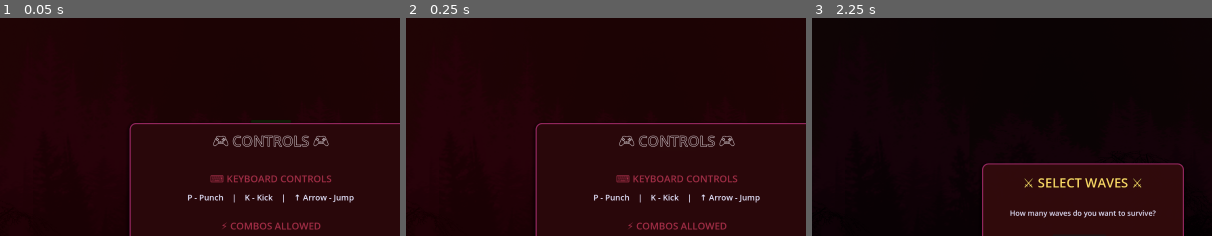
Above: before the commit, frames 1-3 (left to right).
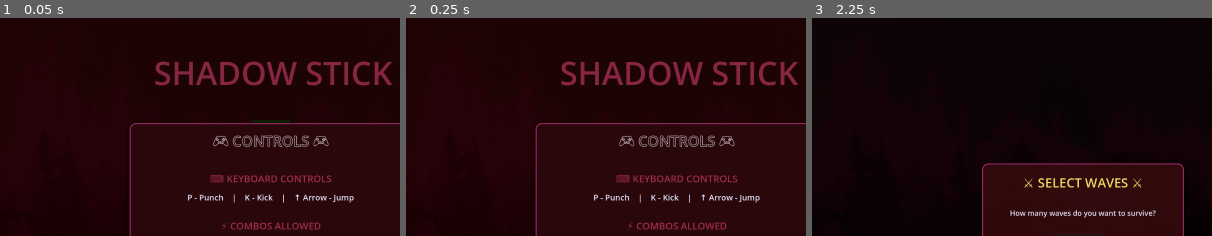
Above: after the commit, the same moments.

Repository: SUGANTH-V-27/stickman
Game: Godot game, scene res://scenes/main.tscn
The game is run twice, just before and just after one commit, with the same random seed, the same clock (stepped at 60 frames per second) and the same inputs.
Inputs (mouse positions are % of the whole screen's width and height, from its top left):
- Up to frame 1 (0.05 s): no input
- Up to frame 2 (0.25 s): no input
- Up to frame 3 (2.25 s): click (100, 100) at 0.52 s; click (100, 100) at 1.27 s; click "➤ CONTINUE" at 2 s
The pictures show only the part of the screen within x 16-66%, y 0-50%; the shares and areas given below are measured in that part.

The runs differ from the first frame. In frame 1, 2.7% of the frame differs, in the area x 38-98%, y 19-32%; in frame 2, 2.7%; in frame 3, nothing differs.

Commit message:
mobilecontrols fixed ig

Diff:
--- /dev/null
+++ b/scenes/Gameover.tscn
@@ -0,0 +1,57 @@
+[gd_scene load_steps=3 format=3 uid="uid://bvso6vnhde1tq"]
+
+[sub_resource type="GDScript" id="GDScript_gpqc3"]
+
+[sub_resource type="StyleBoxFlat" id="StyleBoxFlat_gpqc3"]
+bg_color = Color(0.61107135, 0.16328138, 0.20003983, 1)
+border_width_left = 3
+border_width_top = 3
+border_width_right = 3
+border_width_bottom = 3
+border_color = Color(0.42745098, 0.10980392, 0.078431375, 1)
+corner_radius_top_left = 15
+corner_radius_top_right = 15
+corner_radius_bottom_right = 15
+corner_radius_bottom_left = 15
+shadow_size = 10
+shadow_offset = Vector2(0, 5)
+
+[node name="Gameover" type="CanvasLayer"]
+script = SubResource("GDScript_gpqc3")
+
+[node name="Control" type="Control" parent="."]
+layout_mode = 3
+anchors_preset = 0
+offset_right = 40.0
+offset_bottom = 40.0
+
+[node name="Bckground" type="ColorRect" parent="Control"]
+layout_mode = 0
+offset_right = 40.0
+offset_bottom = 40.0
+
+[node name="Panel" type="Panel" parent="Control/Bckground"]
+layout_mode = 1
+anchors_preset = 8
+anchor_left = 0.5
+anchor_top = 0.5
+anchor_right = 0.5
+anchor_bottom = 0.5
+offset_left = -350.0
+offset_top = -280.0
+offset_right = 350.0
+offset_bottom = 280.0
+grow_horizontal = 2
+grow_vertical = 2
+theme_override_styles/panel = SubResource("StyleBoxFlat_gpqc3")
+
+[node name="VBoxContainer" type="VBoxContainer" parent="Control/Bckground/Panel"]
+layout_mode = 0
+offset_right = 40.0
+offset_bottom = 40.0
+
+[node name="Label" type="Label" parent="Control/Bckground/Panel/VBoxContainer"]
+clip_contents = true
+layout_mode = 2
+text = " GAME OVER
+"
--- a/scenes/HUD.tscn
+++ b/scenes/HUD.tscn
@@ -152,6 +152,7 @@
 grow_vertical = 2
 
 [node name="GameOverPanel" type="ColorRect" parent="Control"]
+visible = false
 layout_mode = 1
 anchors_preset = 15
 anchor_right = 1.0
@@ -159,7 +160,6 @@
 grow_horizontal = 2
 grow_vertical = 2
 color = Color(0.1, 0, 0, 0.95)
-visible = false
 
 [node name="Panel" type="Panel" parent="Control/GameOverPanel"]
 layout_mode = 1
@@ -261,9 +261,10 @@
 layout_mode = 2
 theme_override_colors/font_color = Color(0.8, 0.6, 0.6, 1)
 theme_override_font_sizes/font_size = 20
-text = "Quit to Desktop"
+text = "Quit "
 
 [node name="VictoryPanel" type="ColorRect" parent="Control"]
+visible = false
 layout_mode = 1
 anchors_preset = 15
 anchor_right = 1.0
@@ -271,7 +272,6 @@
 grow_horizontal = 2
 grow_vertical = 2
 color = Color(0, 0.15, 0.1, 0.95)
-visible = false
 
 [node name="Panel" type="Panel" parent="Control/VictoryPanel"]
 layout_mode = 1
--- a/scenes/InstructionsMenu.tscn
+++ b/scenes/InstructionsMenu.tscn
@@ -49,6 +49,22 @@
 grow_horizontal = 2
 grow_vertical = 2
 color = Color(0.078431375, 0, 0, 0.8509804)
+
+[node name="Label" type="Label" parent="Control/Background"]
+layout_mode = 1
+anchors_preset = 5
+anchor_left = 0.5
+anchor_right = 0.5
+offset_left = -290.0
+offset_top = 80.0
+offset_right = 448.0
+offset_bottom = 217.0
+grow_horizontal = 2
+theme_override_colors/font_color = Color(0.5294118, 0.14901961, 0.25882354, 1)
+theme_override_colors/font_shadow_color = Color(0.89411765, 0.9490196, 0.95686275, 0)
+theme_override_colors/font_outline_color = Color(0.9490196, 0.9411765, 0.9411765, 1)
+theme_override_font_sizes/font_size = 80
+text = "SHADOW STICK"
 
 [node name="Panel" type="Panel" parent="Control"]
 layout_mode = 1
--- a/scenes/main.gd
+++ b/scenes/main.gd
@@ -15,6 +15,7 @@
 @onready var enemy = $enemy    # Remove this - enemies will be spawned!
 @onready var parallax_bg = $ParallaxBackground
 @onready var hud = $hud
+@onready var mobile_controls = $Mobilecontrols
 
 func _ready():
 	print("🎮 Main scene loaded!")
@@ -28,7 +29,7 @@
 
 	# Initialize player health
 	player.health = player.max_health
-	# Connect death signal
+
 
 
 
--- a/scenes/main.tscn
+++ b/scenes/main.tscn
@@ -11,6 +11,7 @@
 [ext_resource type="Texture2D" uid="uid://8x7rmlgaxubu" path="res://assets/backgrounds/red_forest/4.png" id="9_jkv2x"]
 [ext_resource type="Texture2D" uid="uid://ol5sgcloprn" path="res://assets/backgrounds/red_forest/7-edited final.png" id="10_choun"]
 [ext_resource type="PackedScene" uid="uid://e61ee7s4ewkj" path="res://scenes/HUD.tscn" id="11_ya4ey"]
+[ext_resource type="PackedScene" uid="uid://dr7gcu50mk5ms" path="res://scenes/mobilecontrols.tscn" id="12_eb6dy"]
 
 [sub_resource type="GDScript" id="GDScript_85g3d"]
 script/source = "extends Node2D
@@ -149,35 +150,11 @@
 position = Vector2(914, 1183)
 shape = SubResource("RectangleShape2D_85g3d")
 
-[node name="UI" type="CanvasLayer" parent="."]
-
-[node name="AttackButton" type="TextureButton" parent="UI"]
-anchors_preset = 3
-anchor_left = 1.0
-anchor_top = 1.0
-anchor_right = 1.0
-anchor_bottom = 1.0
-offset_left = -8.0
-offset_top = -8.0
-grow_horizontal = 0
-grow_vertical = 0
-
-[node name="KickButton" type="TextureButton" parent="UI"]
-anchors_preset = 3
-anchor_left = 1.0
-anchor_top = 1.0
-anchor_right = 1.0
-anchor_bottom = 1.0
-offset_left = -8.0
-offset_top = -8.0
-grow_horizontal = 0
-grow_vertical = 0
-
 [node name="UI2" type="CanvasLayer" parent="."]
 process_mode = 1
 visible = false
 
 [node name="hud" parent="." instance=ExtResource("11_ya4ey")]
 
-[connection signal="pressed" from="UI/AttackButton" to="player" method="_on_attack_button_pressed"]
-[connection signal="pressed" from="UI/KickButton" to="player" method="_on_kick_button_pressed"]
+[node name="Mobilecontrols" parent="." node_paths=PackedStringArray("player") instance=ExtResource("12_eb6dy")]
+player = NodePath("../player")
--- /dev/null
+++ b/scenes/mobilecontrol.gd
@@ -0,0 +1,27 @@
+
+
+# Drag your Player node into this export in the editor
+extends Control
+
+@export var player: CharacterBody2D
+
+@onready var left_button: Button = $LeftButton
+@onready var right_button: Button = $RightButton
+@onready var jump_button: Button = $JumpButton
+@onready var attack_button: Button = $AttackButton
+@onready var kick_button: Button = $KickButton
+
+func _ready():
+	# Movement buttons
+	left_button.pressed.connect(player._on_LeftButton_pressed)
+
+
+	right_button.pressed.connect(player._on_RightButton_pressed)
+
+
+	# Jump button
+	jump_button.pressed.connect(player._on_JumpButton_pressed)
+
+	# Combat buttons
+	attack_button.pressed.connect(player._on_AttackButton_pressed)
+	kick_button.pressed.connect(player._on_KickButton_pressed)
--- /dev/null
+++ b/scenes/mobilecontrols.gd
@@ -0,0 +1,11 @@
+extends Control
+
+
+# Called when the node enters the scene tree for the first time.
+func _ready() -> void:
+	pass # Replace with function body.
+
+
+# Called every frame. 'delta' is the elapsed time since the previous frame.
+func _process(delta: float) -> void:
+	pass
--- /dev/null
+++ b/scenes/mobilecontrols.tscn
@@ -0,0 +1,84 @@
+[gd_scene load_steps=2 format=3 uid="uid://dr7gcu50mk5ms"]
+
+[ext_resource type="Script" uid="uid://bwr6n6x7gdhf3" path="res://scenes/mobilecontrol.gd" id="1_5fa6u"]
+
+[node name="Mobilecontrols" type="Control"]
+layout_mode = 3
+anchors_preset = 0
+script = ExtResource("1_5fa6u")
+
+[node name="LeftButton" type="Button" parent="."]
+layout_mode = 1
+anchors_preset = 3
+anchor_left = 1.0
+anchor_top = 1.0
+anchor_right = 1.0
+anchor_bottom = 1.0
+offset_left = -128.0
+offset_top = -128.0
+grow_horizontal = 0
+grow_vertical = 0
+pivot_offset = Vector2(20, 580)
+text = "👈"
+
+[node name="RightButton" type="Button" parent="."]
+layout_mode = 1
+anchors_preset = 3
+anchor_left = 1.0
+anchor_top = 1.0
+anchor_right = 1.0
+anchor_bottom = 1.0
+offset_left = -30.0
+offset_top = -31.0
+offset_right = 98.0
+offset_bottom = 97.0
+grow_horizontal = 0
+grow_vertical = 0
+pivot_offset = Vector2(20, 440)
+text = "👉"
+
+[node name="JumpButton" type="Button" parent="."]
+layout_mode = 1
+anchors_preset = 3
+anchor_left = 1.0
+anchor_top = 1.0
+anchor_right = 1.0
+anchor_bottom = 1.0
+offset_left = -17.0
+offset_top = -31.0
+offset_right = 111.0
+offset_bottom = 97.0
+grow_horizontal = 0
+grow_vertical = 0
+pivot_offset = Vector2(20, 300)
+text = "⬆️"
+
+[node name="AttackButton" type="Button" parent="."]
+layout_mode = 1
+anchors_preset = 3
+anchor_left = 1.0
+anchor_top = 1.0
+anchor_right = 1.0
+anchor_bottom = 1.0
+offset_left = -30.0
+offset_top = -31.0
+offset_right = 98.0
+offset_bottom = 97.0
+grow_horizontal = 0
+grow_vertical = 0
+pivot_offset = Vector2(20, 160)
+text = "👊"
+
+[node name="KickButton" type="Button" parent="."]
+layout_mode = 1
+anchors_preset = 3
+anchor_left = 1.0
+anchor_top = 1.0
+anchor_right = 1.0
+anchor_bottom = 1.0
+offset_left = -30.0
+offset_top = -31.0
+grow_horizontal = 0
+grow_vertical = 0
+pivot_offset = Vector2(20, 20)
+text = "🦵"
--- a/scenes/player.gd
+++ b/scenes/player.gd
@@ -15,11 +15,10 @@
 enum State { IDLE, MOVE, ATTACK, HIT, DEAD }
 var state: State = State.IDLE
 var health := 0
-var is_dying := false  # Prevents multiple death calls
+var is_dying := false
 signal health_changed(current: int, max: int)
 
 var _hit_recovering := false
-
 
 # -------------------- NODES --------------------
 @onready var sprite: AnimatedSprite2D = $AnimatedSprite2D
@@ -35,18 +34,14 @@
 const CAMERA_Y := 540.0
 
 # ------------------------------------------------
-
 func _ready() -> void:
 	health = max_health
 	z_index = 10
-	add_to_group("player")  # Ensure player is in player group
+	add_to_group("player")
 	state = State.IDLE
 	is_dying = false
 	_hit_recovering = false
 
-	print("🎮 Player initialized with health: ", health, "/", max_health)
-
-	# Setup health bar
 	if health_bar:
 		health_bar.max_value = max_health
 		health_bar.value = health
@@ -58,60 +53,46 @@
 	sprite.play("idle")
 
 # ------------------------------------------------
-
 func _physics_process(delta: float) -> void:
-	# ---- gravity & floor ----
 	if not is_on_floor():
 		velocity.y += gravity * delta
 	else:
 		velocity.y = 0
 
-	# ---- Jump ----
 	if Input.is_action_just_pressed("ui_up") and is_on_floor():
 		velocity.y = -jump_force
 
-	# ---- locked states ----
 	if state in [State.DEAD, State.HIT]:
 		velocity.x = 0
 		move_and_slide()
 		return
 
-	# Allow air control during attack
 	if state == State.ATTACK and is_on_floor():
 		velocity.x = 0
 		move_and_slide()
 		return
 
-	# ---- movement ----
 	var dir := Input.get_axis("ui_left", "ui_right")
 	velocity.x = dir * speed
 	move_and_slide()
 
-	if dir == 0 and is_on_floor():
-		if state != State.ATTACK:
-			state = State.IDLE
-			sprite.play("idle")
-	elif dir != 0 and is_on_floor():
-		if state != State.ATTACK:
-			state = State.MOVE
-			sprite.flip_h = dir < 0
-			sprite.play("walk")
-
-	# Update hitbox direction when moving
+	if dir == 0 and is_on_floor() and state != State.ATTACK:
+		state = State.IDLE
+		sprite.play("idle")
+	elif dir != 0 and is_on_floor() and state != State.ATTACK:
+		state = State.MOVE
+		sprite.flip_h = dir < 0
+		sprite.play("walk")
+
 	if dir != 0:
 		punch_hitbox.position.x = abs(punch_hitbox.position.x) * sign(dir)
 		kick_hitbox.position.x = abs(kick_hitbox.position.x) * sign(dir)
 		if not walk_sfx.playing:
 			walk_sfx.play()
 
-
-# ------------------------------------------------
-
+# ------------------------------------------------
 func _input(event) -> void:
-	if state in [State.DEAD, State.HIT]:
-		return
-
-	if state == State.ATTACK:
+	if state in [State.DEAD, State.HIT, State.ATTACK]:
 		return
 
 	if event.is_action_pressed("attack"):
@@ -122,7 +103,6 @@
 # ------------------------------------------------
 # ATTACKS
 # ------------------------------------------------
-
 func punch() -> void:
 	state = State.ATTACK
 	sprite.play("punch")
@@ -153,70 +133,18 @@
 	state = State.IDLE
 	sprite.play("idle")
 
-
-# ------------------------------------------------
-# HITBOX SIGNALS
-# ------------------------------------------------
-
-func _on_punchhitbox_body_entered(body: Node) -> void:
-	if state != State.ATTACK:
-		return
-	if body.is_in_group("enemy"):
-		hit_sfx.play()
-		var dir := -1 if sprite.flip_h else 1
-
-		# Aerial punch combo - more damage!
-		var damage = aerial_punch_damage if not is_on_floor() else punch_damage
-		var knockback = 350 if not is_on_floor() else 200
-
-		body.take_damage(damage, dir, knockback)
-
-		var main = get_tree().current_scene
-		if main and main.has_method("get") and main.get("combat_system"):
-			main.combat_system.on_hit(
-				self,
-				body,
-				damage,
-				body.global_position
-			)
-
-
-
-func _on_kickhitbox_body_entered(body: Node) -> void:
-	if state != State.ATTACK:
-		return
-	if body.is_in_group("enemy"):
-		hit_sfx.play()
-		var dir := -1 if sprite.flip_h else 1
-		body.take_damage(kick_damage, dir, 450)
-
-		var main = get_tree().current_scene
-		if main and main.has_method("get") and main.get("combat_system"):
-			main.combat_system.on_hit(
-				self,
-				body,
-				kick_damage,
-				body.global_position
-			)
-
-
-
 # ------------------------------------------------
 # DAMAGE
 # ------------------------------------------------
 func take_damage(amount: int, knockback_dir: int, force: float) -> void:
-	# Only block if actually dead
 	if state == State.DEAD or is_dying:
 		return
 
 	health = max(health - amount, 0)
-
-	# Always update health UI
 	if health_bar:
 		health_bar.value = health
 	emit_signal("health_changed", health, max_health)
 
-	# Death: show game over immediately (don't await animations; game may pause)
 	if health <= 0:
 		is_dying = true
 		state = State.DEAD
@@ -230,7 +158,6 @@
 			main.show_game_over()
 		return
 
-	# Hit-stun: avoid stacking multiple awaits (can leave player stuck)
 	if state != State.HIT:
 		state = State.HIT
 		_hit_recovering = true
@@ -239,15 +166,12 @@
 		sprite.play("hit")
 		_call_hit_recover()
 	else:
-		# Already in hit-stun; just apply a small shove
 		velocity.x = knockback_dir * force * 0.2
 		move_and_slide()
-
 
 func _call_hit_recover() -> void:
 	if not _hit_recovering:
 		return
-	# Fixed duration recovery so we don't rely on animation_finished
 	await get_tree().create_timer(0.25).timeout
 	if not is_instance_valid(self) or state == State.DEAD or is_dying:
 		return
@@ -255,13 +179,7 @@
 	state = State.IDLE
 	sprite.play("idle")
 
-
-signal player_died
-
-
-
 func die() -> void:
-	# Kept for compatibility; delegate to take_damage death path
 	if state == State.DEAD or is_dying:
 		return
 	health = 0
@@ -269,17 +187,17 @@
 		health_bar.value = health
 	take_damage(0, 0, 0)
 
-
 # ------------------------------------------------
 # PAUSE SUPPORT
 # ------------------------------------------------
-
 func _set_paused_state(paused: bool) -> void:
 	set_process(!paused)
 	set_physics_process(!paused)
 	set_process_input(!paused)
 
-
+# ------------------------------------------------
+# MOBILE CONTROL HOOKS
+# ------------------------------------------------
 func _on_AttackButton_pressed() -> void:
 	if state not in [State.DEAD, State.HIT, State.ATTACK]:
 		punch()
@@ -287,3 +205,19 @@
 func _on_KickButton_pressed() -> void:
 	if state not in [State.DEAD, State.HIT, State.ATTACK]:
 		kick()
+
+func _on_JumpButton_pressed() -> void:
+	if is_on_floor() and state not in [State.DEAD, State.HIT]:
+		velocity.y = -jump_force
+
+func _on_LeftButton_pressed() -> void:
+	Input.action_press("ui_left")
+
+func _on_LeftButton_released() -> void:
+	Input.action_release("ui_left")
+
+func _on_RightButton_pressed() -> void:
+	Input.action_press("ui_right")
+
+func _on_RightButton_released() -> void:
+	Input.action_release("ui_right")
Not shown: 1 places in scenes/main.tscn that only renumber resources
Not shown, added: scenes/mobilecontrol.gd.uid
Not shown, added: scenes/mobilecontrols.gd.uid
